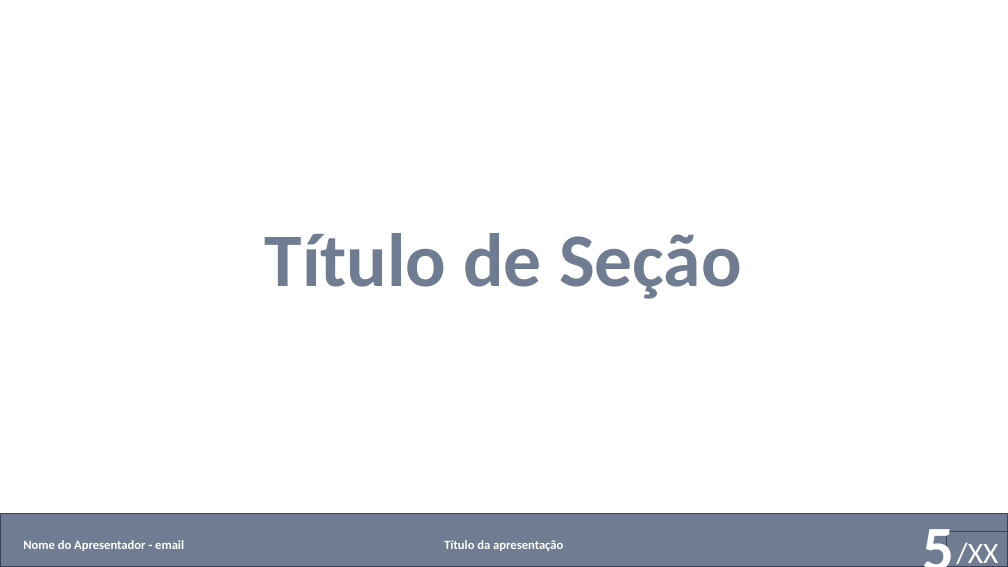
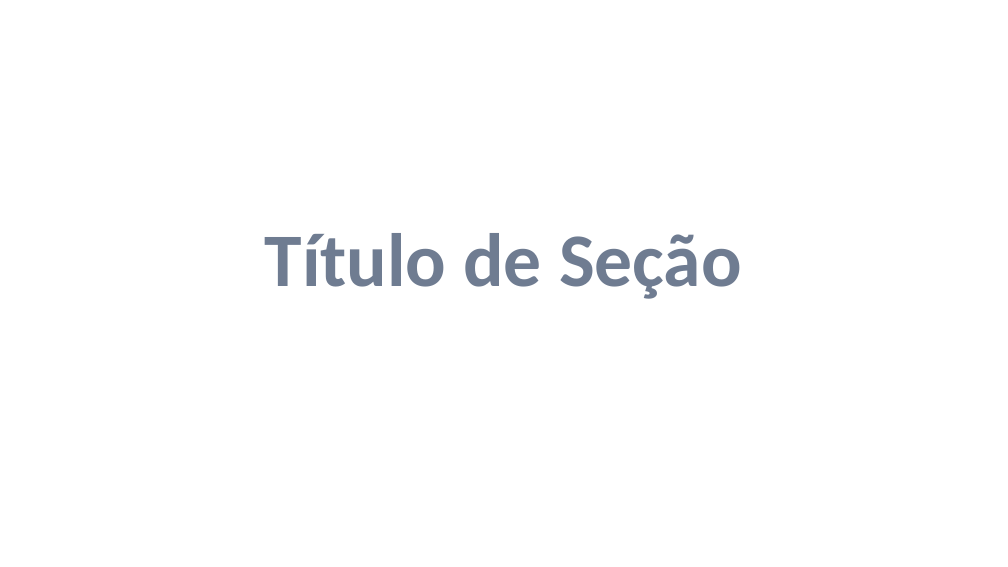
Before and after one commit to xexeo/DicasSlidesAcademicos, a slide deck: slide 5 of Slides/sugestaoslideline.pptx. Drawn at 1008x567 pixels with LibreOffice and Linux fonts; fonts in the diff are those of the drawing; background and template pictures are left out. Boxes give left, top, right and bottom in pixels: in the first picture for what was removed or moved away, otherwise in the second. Text is boxed around its words. In the diff, an @@ line names an element or a change of style, - is before the commit and + after.

```diff
--- a/Slides/sugestaoslideline.pptx
+++ b/Slides/sugestaoslideline.pptx
@@ rectangle removed at (0,513,1008,567) @@
@@ rectangle removed at (947,532,1008,567) @@
-/XX
```
Also in this commit, not shown: 1 other slide changed.
